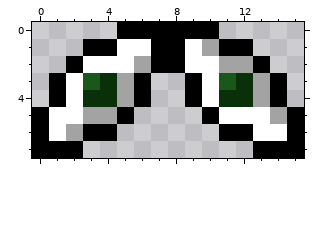
Edited in one commit: pixel-art file (assets/art/art_project_files/frag_bullet.ase). The first picture shows the starting point.
16x8 pixels, 1 frame.
The result:
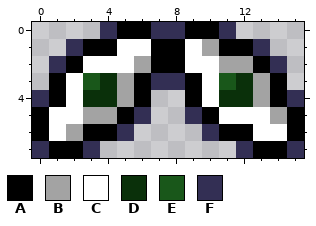
Palette (. is transparent): A #000000  B #a3a3a3  C #ffffff  D #0a300a  E #19571a  F #332f54
From old to new:
Changed rows in their new state; - is an unchanged pixel.
first column x 0:
0 ----F--FF--F----
1 --F----------F--
2 -F------------F-
3 -------FF-------
4 F--------------F
5 ------F--F------
6 -----F----F-----
7 F--F--------F--F
Changed places in both pictures, as pixel boxes (x1, y1, x2, y2):
changed: (32, 22, 304, 158)
